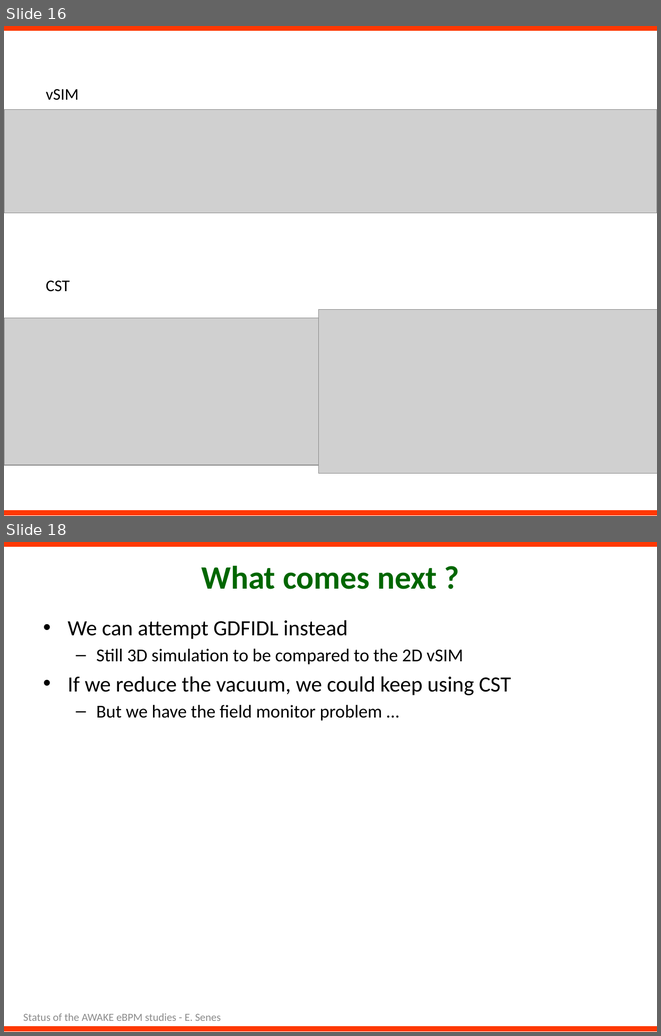
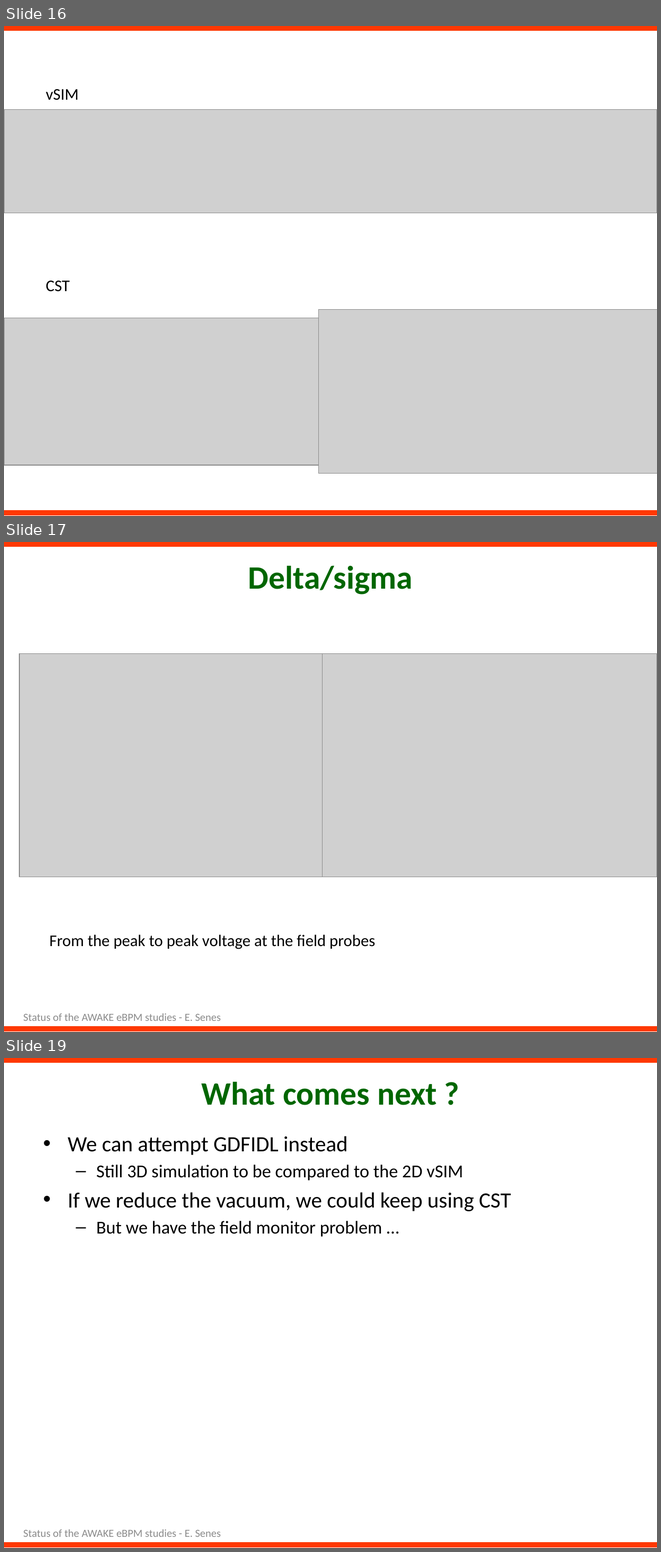
Before and after one commit to esenes/Diffraction-Cherenkov, a slide deck: CST-tests-Mar2019.pptx. Shown one above the other, each under a label of ours: slides 16 and 18 before the commit, slides 16, 17 and 19 after it; the slides between them are not shown. The pictures are 661x1036 and 661x1552 pixels, drawn with LibreOffice and Linux fonts; fonts in the diff are those of the drawing; grey boxes stand for pictures. Boxes give left, top, right and bottom in pixels: in the first picture for what was removed or moved away, otherwise in the second. Text is boxed around its words. In the diff, an @@ line names an element or a change of style, - is before the commit and + after.

```diff
--- a/CST-tests-Mar2019.pptx
+++ b/CST-tests-Mar2019.pptx
@@ slide 17 added at [4,542,657,1032], background #FFFFFF; not listed: 2 template elements that a slide beside it also shows @@
@@ title added at [248,565,413,594], 36 pt, text #006600, bold @@
+Delta/sigma
@@ picture added at [20,654,354,877] @@
@@ picture added at [323,654,657,877] @@
@@ text added at [50,934,375,949], 18 pt, text #000000 @@
+From the peak to peak voltage at the field probes
@@ text added at [23,1013,221,1021], 12 pt, text #8C8C8C @@
+Status of the AWAKE eBPM studies - E. Senes
@@ what was slide 18 is now slide 19 @@
```
Also in this commit, not shown: 2 slides changed, 5 other files.
